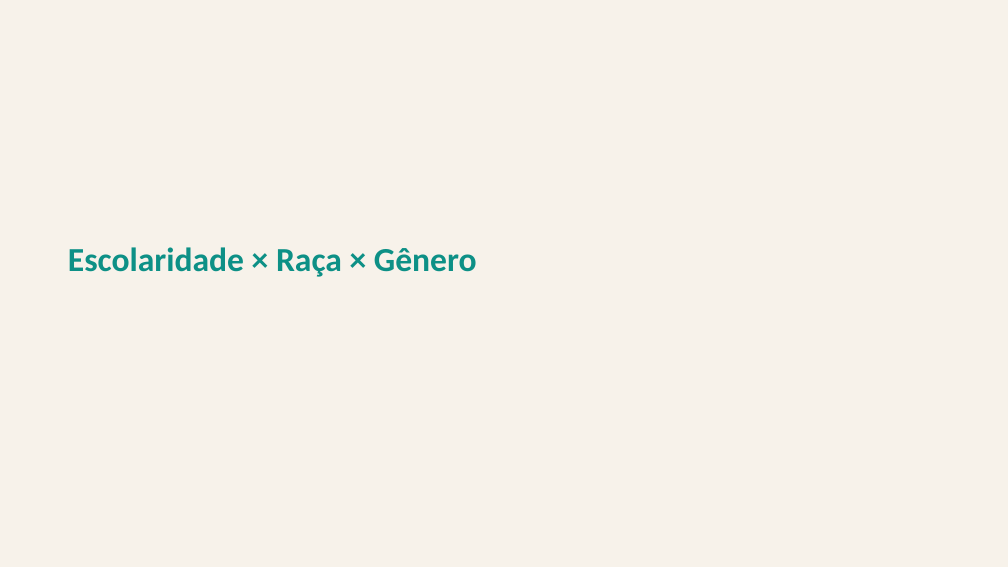
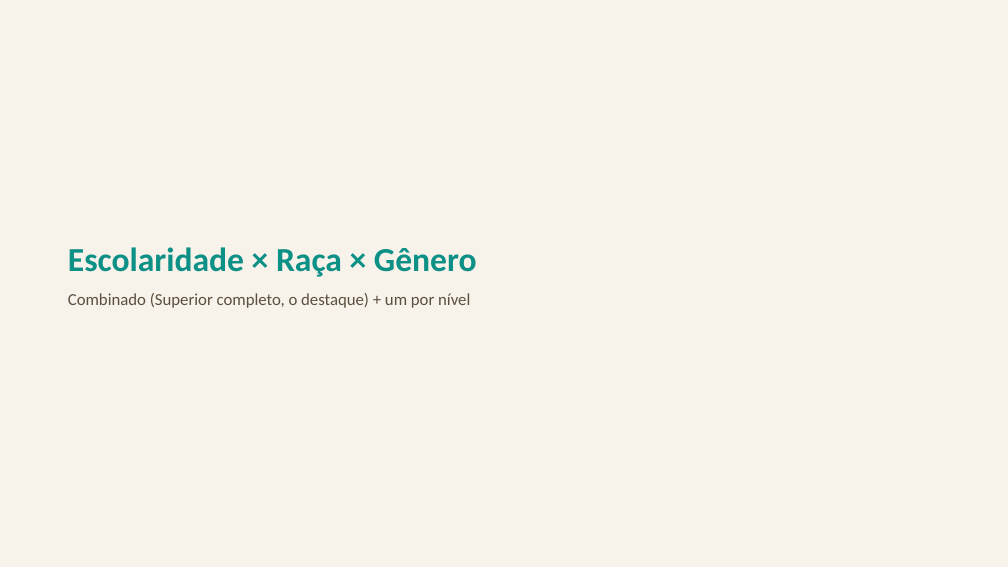
Before and after one commit to FelipeSantanaJ/Hub-Racial-Brasil, a slide deck: slide 100 of docs/Datahub_Racial_Brasil_Fase1.pptx (slide 98 before the commit). Drawn at 1008x567 pixels with LibreOffice and Linux fonts; fonts in the diff are those of the drawing. Boxes give left, top, right and bottom in pixels: in the first picture for what was removed or moved away, otherwise in the second. Text is boxed around its words. In the diff, an @@ line names an element or a change of style, - is before the commit and + after.

Commit message:
Corrige gap real: escolaridade x raça x gênero só tinha Superior completo
Usuário apontou que a seção Escolaridade x Raça x Gênero só tinha 1
gráfico (Superior completo) apesar de nivel_instrucao ter 7 categorias —
diferente do padrão "combinado + um por nível" já usado corretamente em
renda_por_raca_escolaridade. Era um bug real e isolado:
grafico_escolaridade_por_raca_genero tinha "Superior completo" fixo no
código em vez de parametrizado. Corrigido: agora gera os 7 níveis.

Auditoria encontrou o mesmo padrão em dois lugares relacionados: os
snapshots de composição do topo 10% e dos quartis só rastreavam Superior
completo ao longo do tempo — os dados dos outros 6 níveis já estavam nos
parquets, só não tinham virado gráfico. Adiciona
grafico_topo10_escolaridade_composicao e
grafico_quartis_escolaridade_composicao (reaproveitando helpers genéricos
já existentes).

Achado novo: o topo 10% dos negros tem mais que o dobro de Médio completo
(23%) do que o dos brancos (10%) — quem não chega ao Superior completo
dentro do topo dos negros, na maioria das vezes, já concluiu o Médio.

87 gráficos (era 79), apresentação com 109 slides (era 101).

```diff
--- a/docs/Datahub_Racial_Brasil_Fase1.pptx
+++ b/docs/Datahub_Racial_Brasil_Fase1.pptx
@@ text at bbox=[68, 293, 470, 308]: paragraph added @@
+Combinado (Superior completo, o destaque) + um por nível
```
Also in this commit, not shown: 8 slides added, 14 other files.
